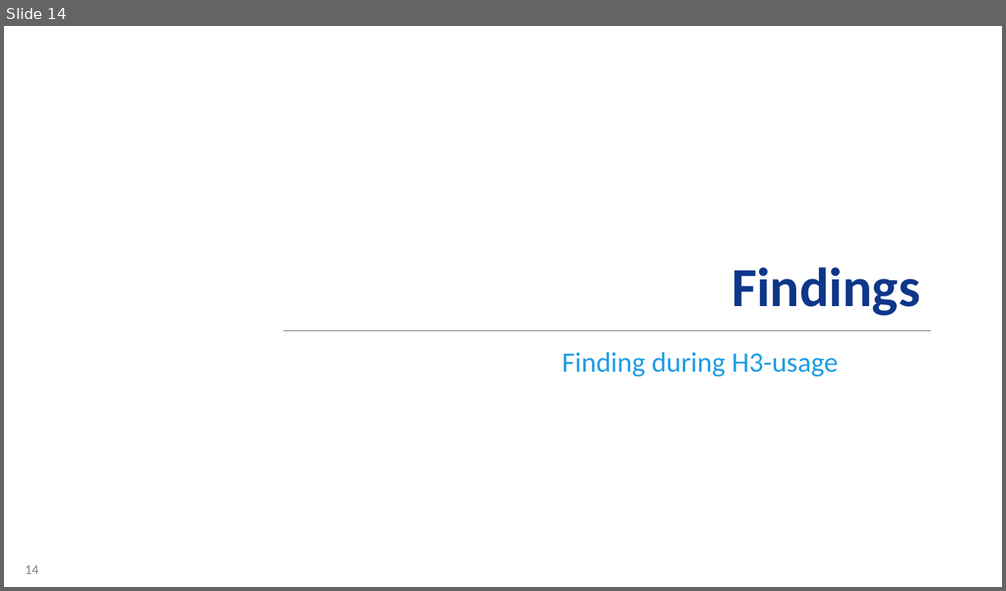
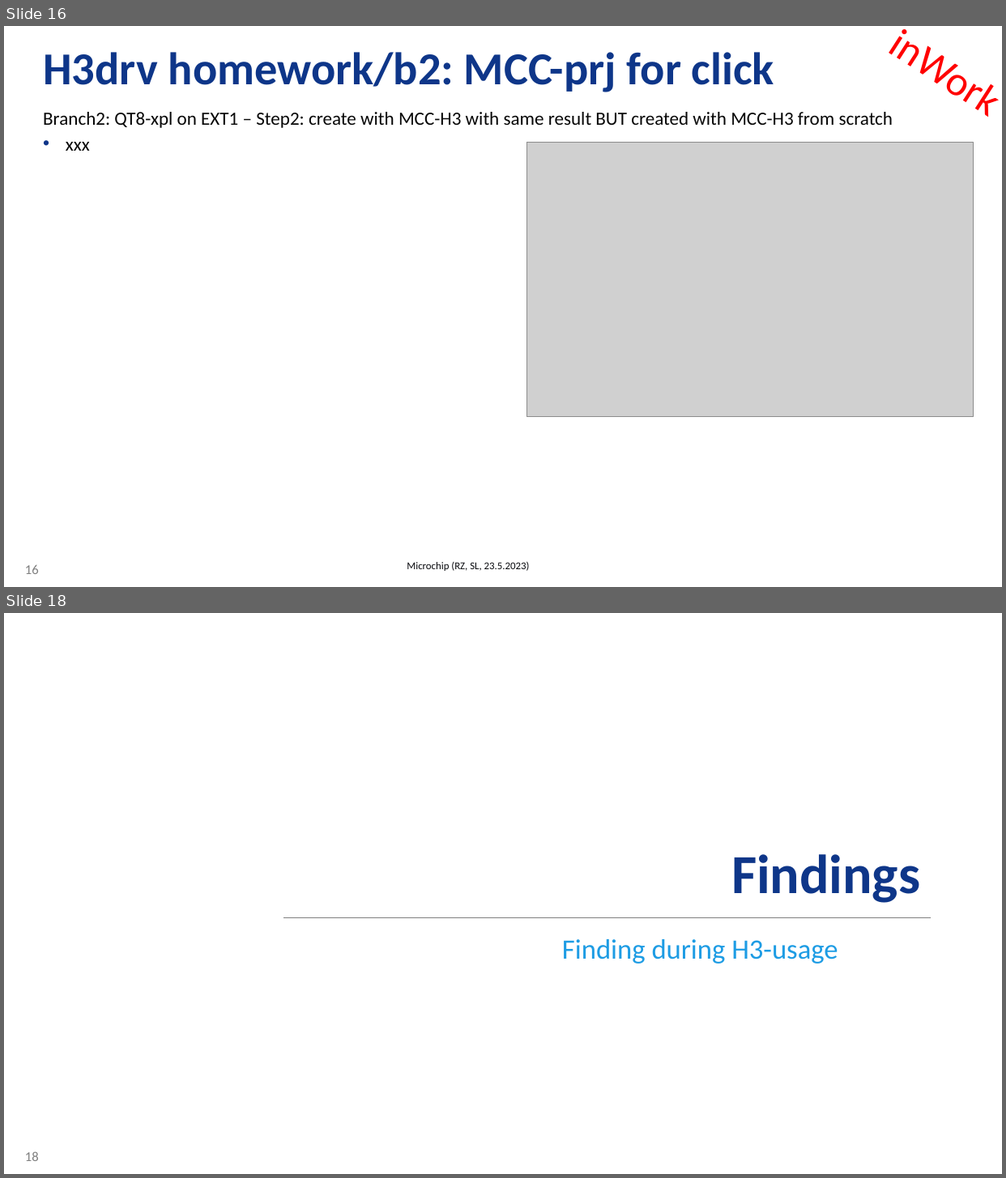
Before and after one commit to stefanluethin-microchip/h3_touch_samc21, a slide deck: H3drvHome_RZ-SL_C21_touch.pptx. Shown one above the other, each under a label of ours: slide 14 before the commit, slides 16 and 18 after it; the slides between them are not shown. The pictures are 1006x591 and 1006x1178 pixels, drawn with LibreOffice and Linux fonts; fonts in the diff are those of the drawing; grey boxes stand for pictures; background and template pictures are left out. Boxes give left, top, right and bottom in pixels: in the first picture for what was removed or moved away, otherwise in the second. Text is boxed around its words. In the diff, an @@ line names an element or a change of style, - is before the commit and + after.

```diff
--- a/H3drvHome_RZ-SL_C21_touch.pptx
+++ b/H3drvHome_RZ-SL_C21_touch.pptx
@@ slide 16 added at [4,26,1002,587], background #FFFFFF; not listed: 1 template element that a slide beside it also shows @@
@@ text added at [865,26,1002,138], 40 pt, text #FF0000 @@
+inWork
@@ title added at [43,52,774,92], 44 pt, text #0E3689, bold @@
+H3drv homework/b2: MCC-prj for click
@@ text added at [43,112,893,151], 18 pt, text #070707 @@
+Branch2: QT8-xpl on EXT1 – Step2: create with MCC-H3 with same result BUT created with MCC-H3 from scratch
+• xxx
@@ picture added at [526,142,973,417] @@
@@ text added at [407,561,530,571], 10 pt, text #0A0B0F @@
+Microchip (RZ, SL, 23.5.2023)
@@ what was slide 14 is now slide 18 @@
@@ page number at [25,1152,39,1161]: text changed @@
-14
+18
```
Also in this commit, not shown: 7 slides changed, 7 other slides added.
